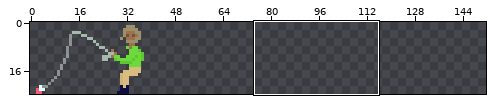
Sprite sheet -- Overworld/FishermanSitting.png. The picture above shows the old version from afar; the outline marks the close-up.
Close-up. Earlier state:
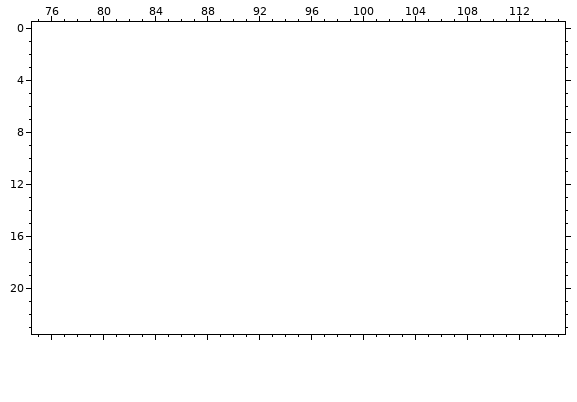
The file is 48x24 pixels. Colours within 5 levels of each other are drawn and written as one. Shown: x 75..115, y 0..23. The old version is drawn lined up with the new one, on the new canvas. The commit also changed other parts of the picture, which this record leaves out.
Palette (. is transparent): 
After:
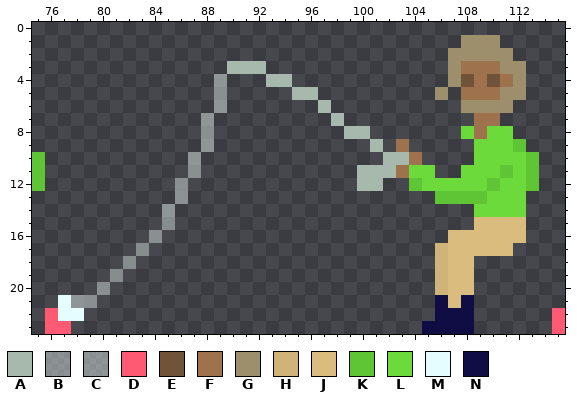
Colours new in this view: A #a6b9ac  B #d3ddd980  C #d9e3df80  D #ff5a73  E #715339  F #9e724d  G #9e8f6c  H #cfb378  J #dabc7e  K #5fc535  L #6bda3a  M #e5fdff  N #100d45
Edits made:
canvas 48x24 -> 152x24, the old top-left corner now at -8,0 (the part of the old canvas that was cut away was empty and is not shown)
Changed rows in their new state; - is an unchanged pixel.
first column x 75:
 1 ---------------------------------GGG-----
 2 --------------------------------GGGGG----
 3 ---------------AAA--------------GFFFGG---
 4 --------------C---AA------------GEFEFG---
 5 --------------C-----AA---------G-FFFGG---
 6 --------------C-------A----------GGGG----
 7 -------------C---------A----------FF-----
 8 -------------C----------AA-------LFLL----
 9 -------------C------------A-F-----LLLK---
10 K-----------C--------------AAF----LLLLK--
11 K-----------C------------AAAFLL--LLLKLK--
12 K----------C-------------AA--KLLLLLKLLK--
13 -----------B-------------------KKKKLLL---
14 ----------C-----------------------LLLL---
15 ----------B-----------------------JJJJ---
16 ---------C----------------------JJJJJJ---
17 --------B----------------------HJJJJJ----
18 -------B-----------------------HJJ-------
19 ------B------------------------HJJ-------
20 -----C-------------------------HJJ-------
21 --MCC--------------------------NJN-------
22 -DMM---------------------------NNN------D
23 -DD---------------------------NNNN------D
Pixel boxes of the changes (left, top, right, bottom) in both close-ups:
added: (45, 35, 539, 334)
added: (32, 152, 45, 191)
added: (552, 308, 565, 334)
